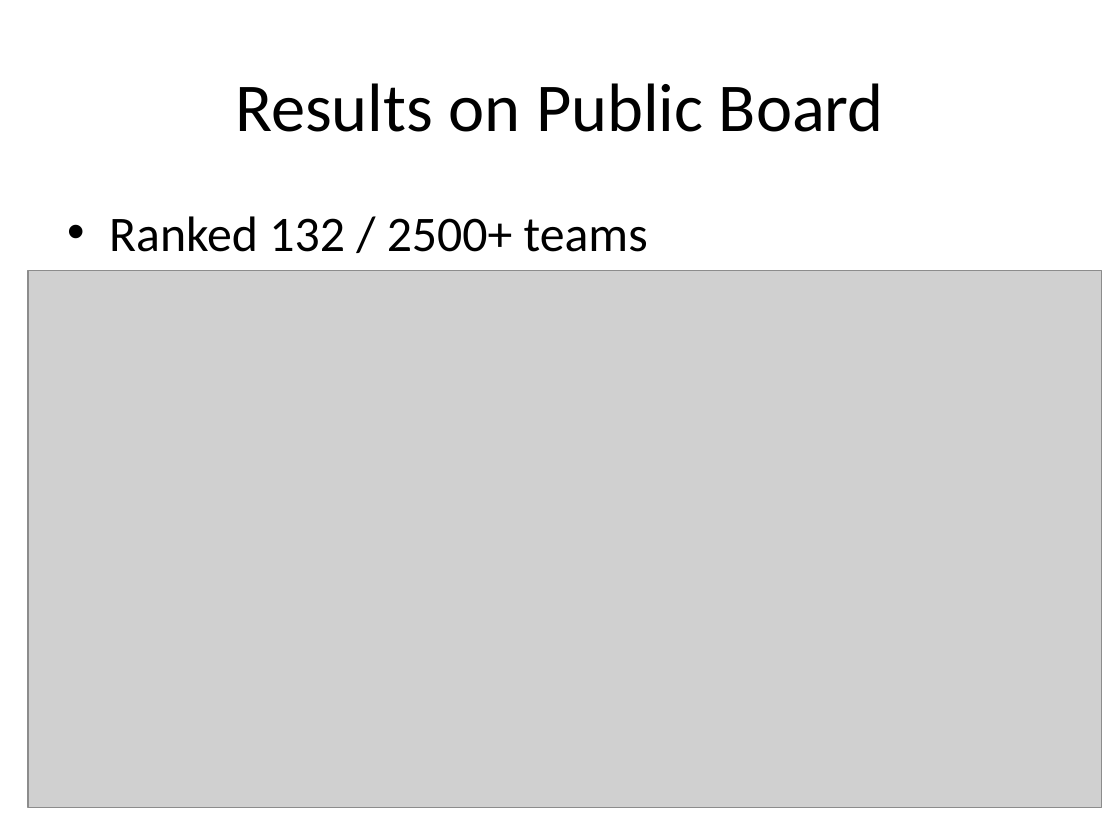
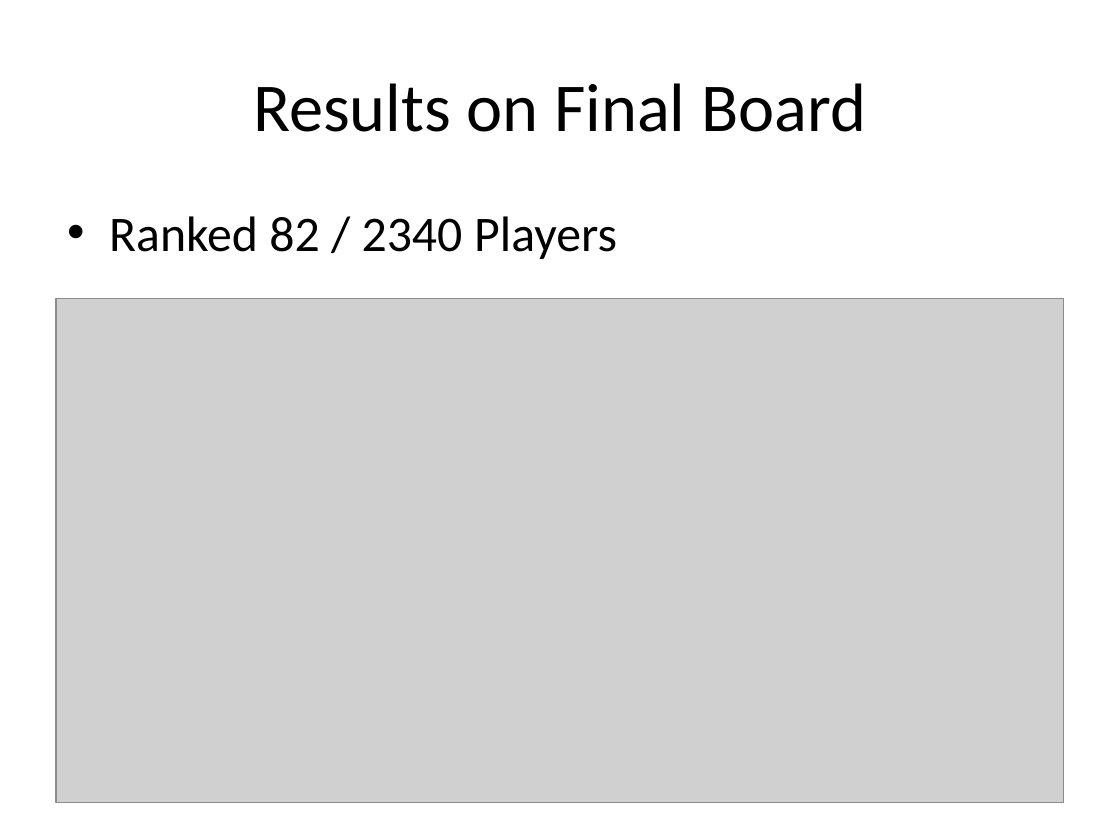
Before and after one commit to hxwang/revenue-prediction, a slide deck: slide 15 of doc/presentation/revenue-prediction.pptx (slide 14 before the commit). Drawn at 1120x840 pixels with LibreOffice and Linux fonts; fonts in the diff are those of the drawing; grey boxes stand for pictures. Boxes give left, top, right and bottom in pixels: in the first picture for what was removed or moved away, otherwise in the second. Text is boxed around its words. In the diff, an @@ line names an element or a change of style, - is before the commit and + after.

Commit message:
update slides

```diff
--- a/doc/presentation/revenue-prediction.pptx
+++ b/doc/presentation/revenue-prediction.pptx
@@ title at (253,83,867,132): text changed @@
-Results on Public Board
+Results on Final Board
@@ text at (109,216,617,259): text changed @@
-• Ranked 132 / 2500+ teams
+• Ranked 82 / 2340 Players
@@ picture: place and size @@
-picture at (28,271,1102,808)
+picture at (56,299,1064,803)
```
Also in this commit, not shown: 1 other slide changed, 3 other files.
